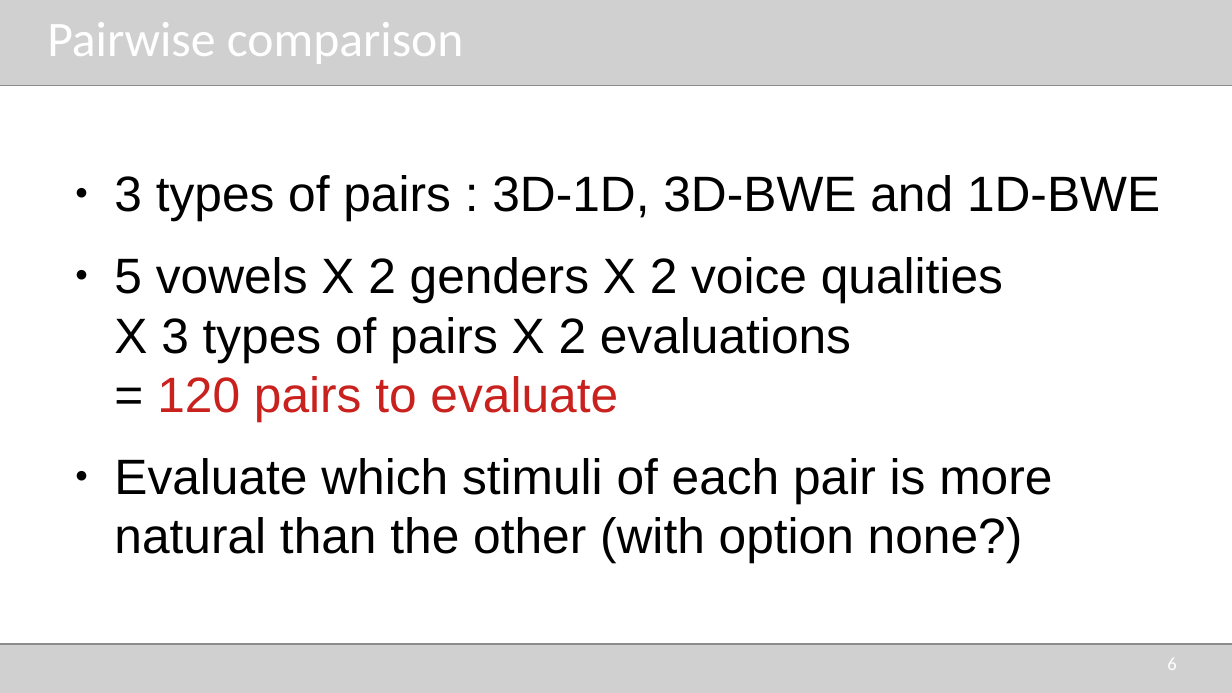
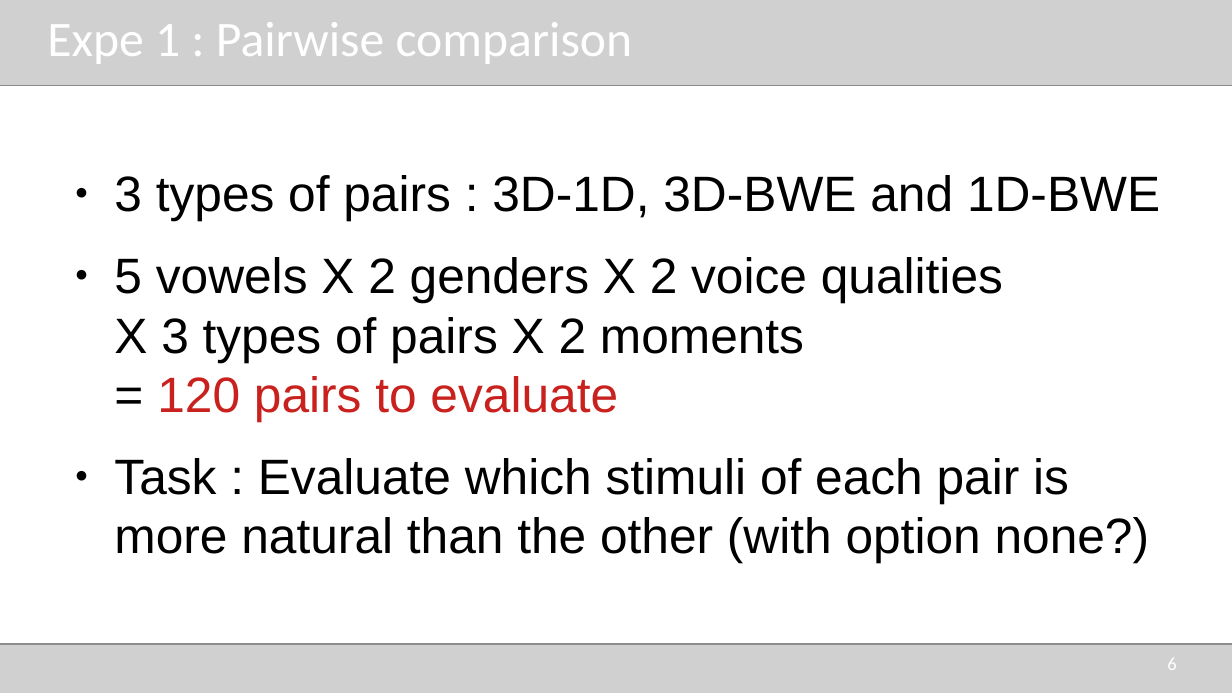
Before and after one commit to TUD-STKS/3d-vs-1d-synthesis, a slide deck: slide 6 of doc/presentation_methods.odp. Drawn at 1232x693 pixels with LibreOffice and Linux fonts; fonts in the diff are those of the drawing; grey boxes stand for pictures. Boxes give left, top, right and bottom in pixels: in the first picture for what was removed or moved away, otherwise in the second. Text is boxed around its words. In the diff, an @@ line names an element or a change of style, - is before the commit and + after.

Commit message:
Create new stimuli for the training part of the experiments

```diff
--- a/doc/presentation_methods.odp
+++ b/doc/presentation_methods.odp
@@ title at bbox=[47, 22, 633, 64]: text changed @@
-Pairwise comparison
+Expe 1 : Pairwise comparison
@@ text at bbox=[114, 257, 1150, 563]: text changed @@
-● 5 vowels X 2 genders X 2 voice qualities
-  X 3 types of pairs X 2 evaluations
-  = 120 pairs to evaluate
-● Evaluate which stimuli of each pair is more natural than the other (with option none?)
+● 5 vowels X 2 genders X 2 voice qualities
+  X 3 types of pairs X 2 moments
+  = 120 pairs to evaluate
+● Task : Evaluate which stimuli of each pair is more natural than the other (with option none?)
```
Also in this commit, not shown: 4 other slides changed, 34 other files.
